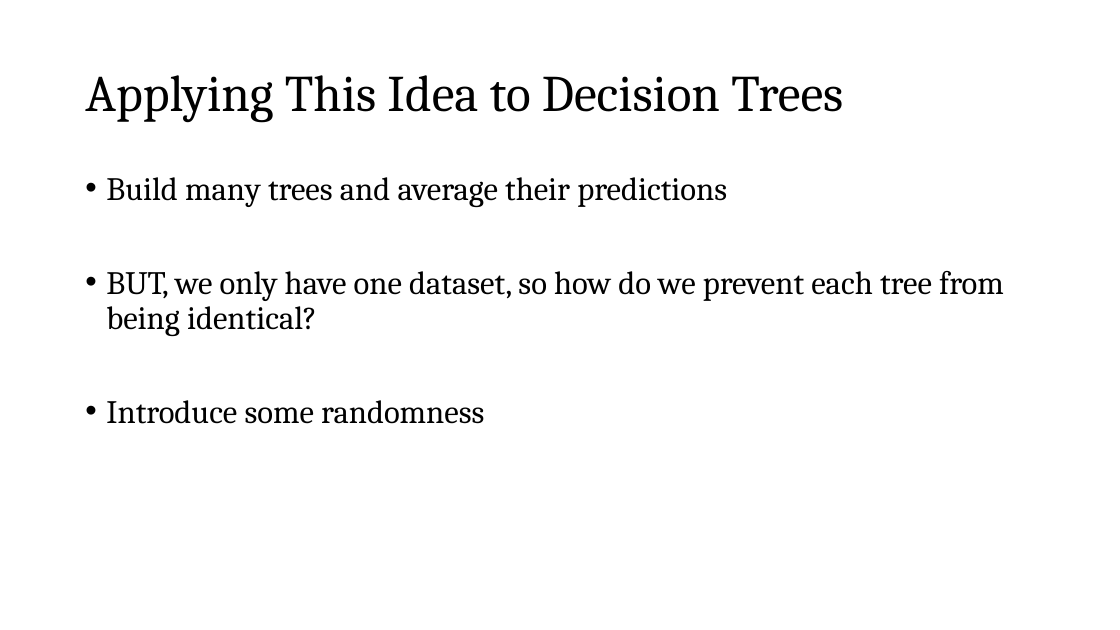
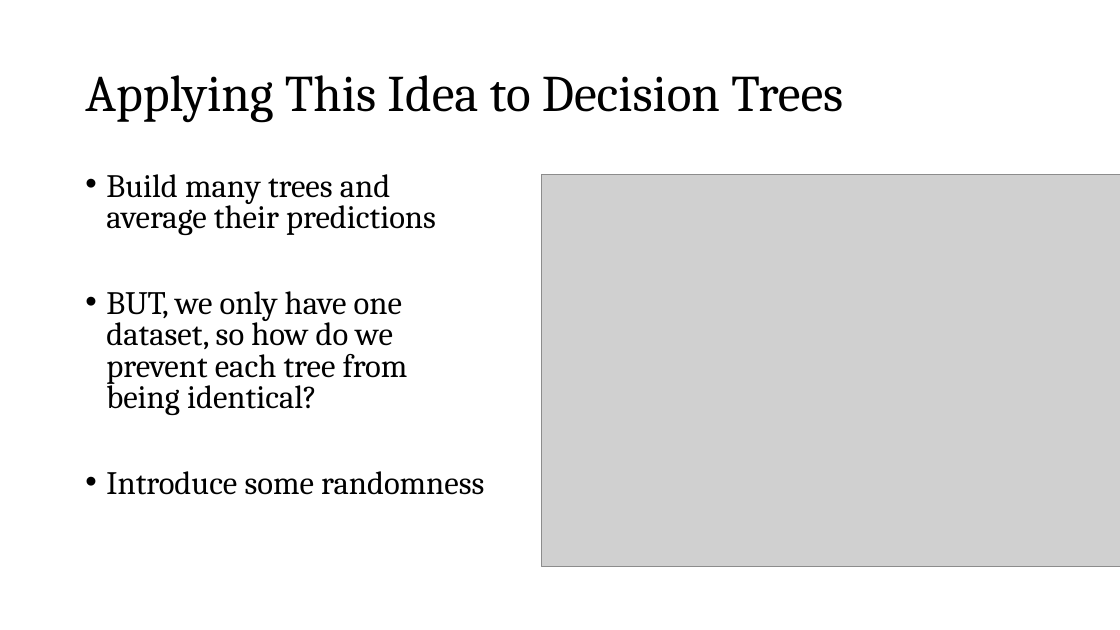
Before and after one commit to zjelveh/zjelveh.github.io, a slide deck: slide 12 of files/inst414_spring2026/lectures/lecture_9a_RF.pptx (slide 20 before the commit). Drawn at 1120x630 pixels with LibreOffice and Linux fonts; fonts in the diff are those of the drawing; grey boxes stand for pictures. Boxes give left, top, right and bottom in pixels: in the first picture for what was removed or moved away, otherwise in the second. Text is boxed around its words. In the diff, an @@ line names an element or a change of style, - is before the commit and + after.

```diff
--- a/files/inst414_spring2026/lectures/lecture_9a_RF.pptx
+++ b/files/inst414_spring2026/lectures/lecture_9a_RF.pptx
@@ text "Build many trees and average ..." at (106,174,484,495): line spacing 0.9 to 0.8 @@
@@ picture added at (541,174,1120,566) @@
```
Also in this commit, not shown: 1 other slide changed, 9 slides removed, 2 other files.
